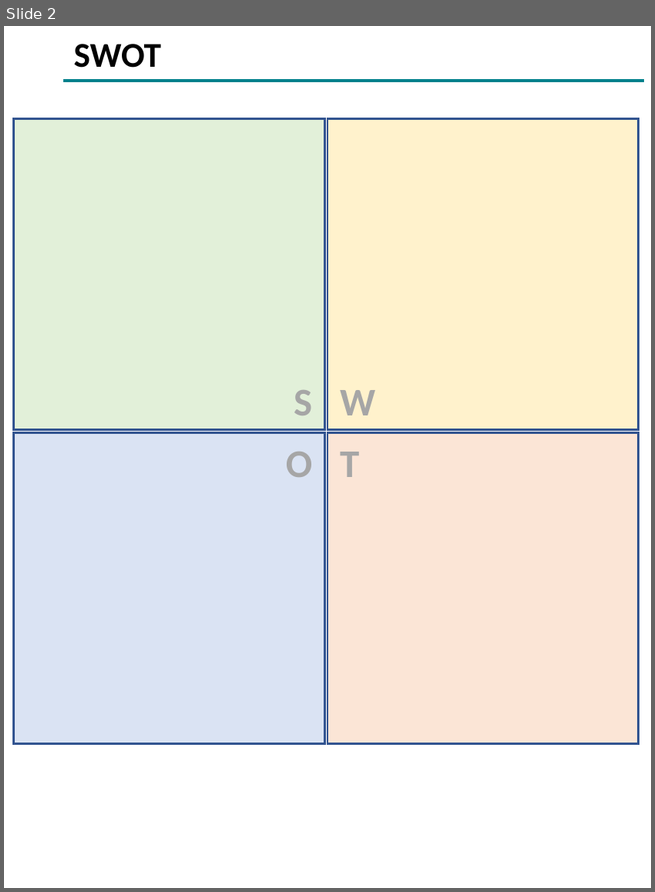
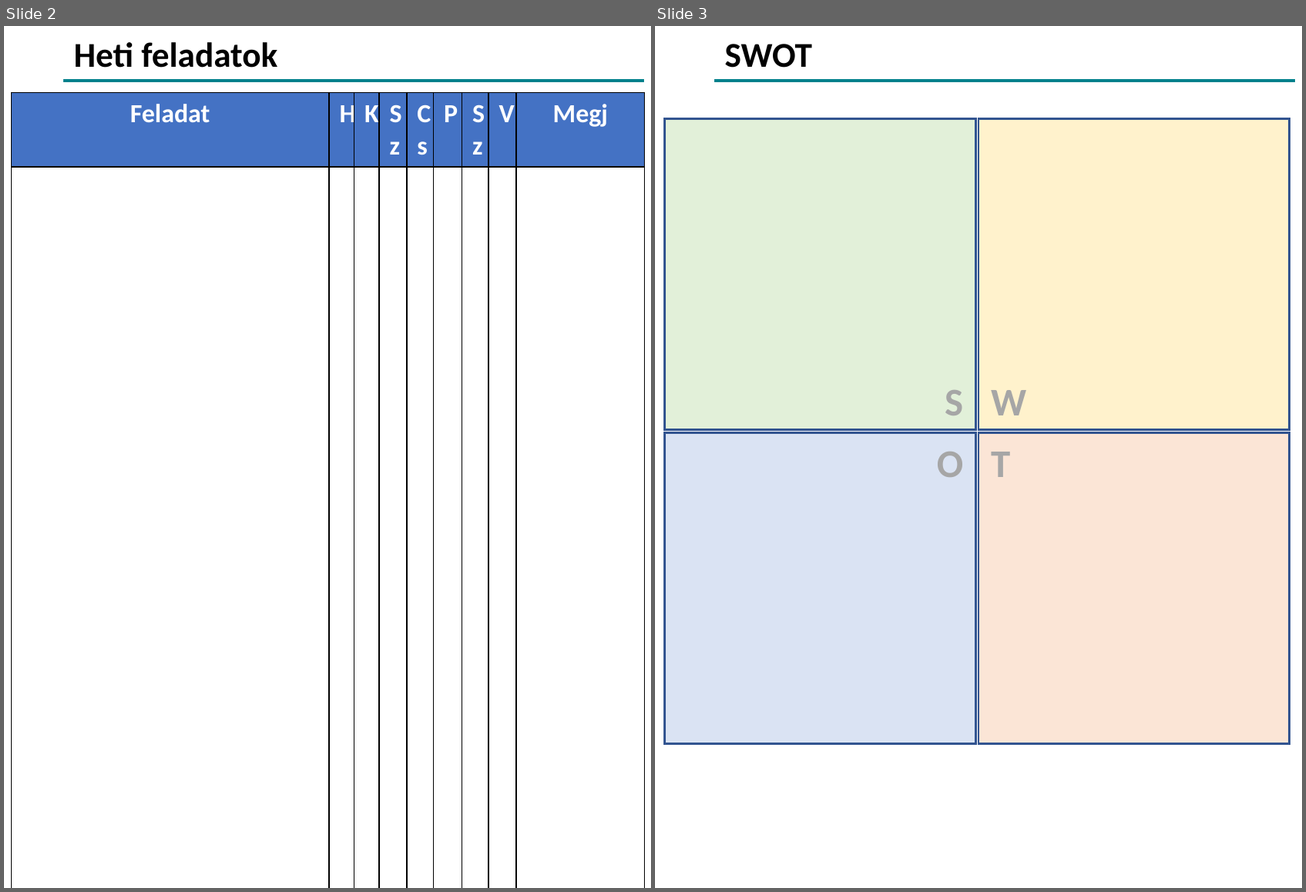
Before and after one commit to devilinside71/Onyx-Boox-Air-2-Plus-Templates, a slide deck: EI_Basics.pptx. Shown side by side, each under a label of ours: slide 2 before the commit, slides 2 and 3 after it. The pictures are 655x892 and 1306x892 pixels, drawn with LibreOffice and Linux fonts; fonts in the diff are those of the drawing; background and template pictures are left out. Boxes give left, top, right and bottom in pixels: in the first picture for what was removed or moved away, otherwise in the second. Text is boxed around its words. In the diff, an @@ line names an element or a change of style, - is before the commit and + after.

```diff
--- a/EI_Basics.pptx
+++ b/EI_Basics.pptx
@@ slide 2 added at (x1=4, y1=26, x2=651, y2=888), background #FFFFFF; not listed: 1 template element that a slide beside it also shows @@
@@ title added at (x1=74, y1=42, x2=277, y2=68), 24 pt, text #000000, bold @@
+Heti feladatok
@@ table added at (x1=11, y1=93, x2=642, y2=883), 2 rows, 9 columns @@
+Feladat | H | K | Sz | Cs | P | Sz | V | Megj
+ |  |  |  |  |  |  |  | 
@@ what was slide 2 is now slide 3 @@
```
Also in this commit, not shown: 13 other files.
